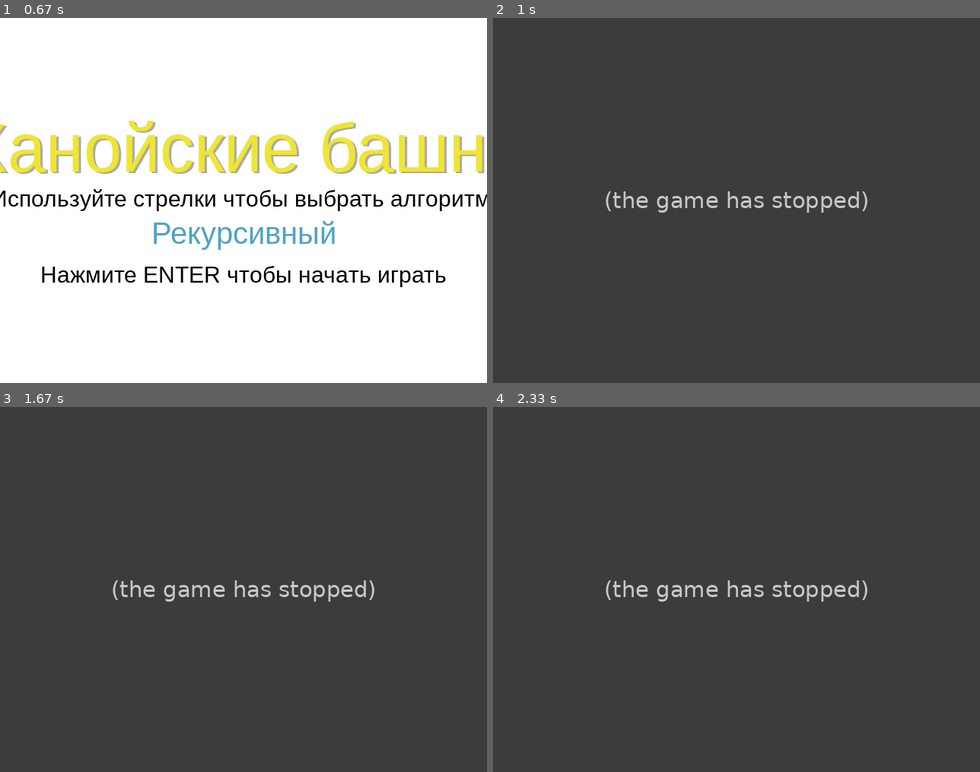
Above: before the commit, frames 1-4 (two rows, left to right).
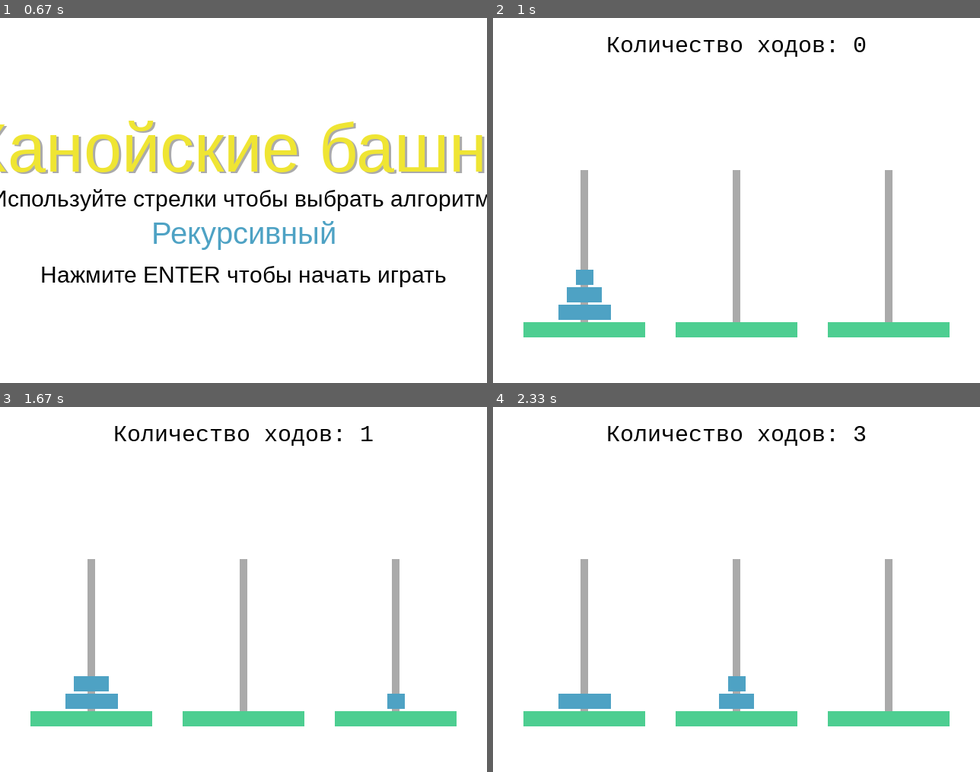
Above: after the commit, the same moments.

Repository: Minnou/Computational-Theory-Course-Work
Game: pygame game, started from main_pygame.py
Two runs of this game, one before a commit and one after it. Both use one fixed random seed, a clock stepped at 60 frames per second and the inputs below.
Inputs:
- Up to frame 1 (0.67 s): tap Enter at 0.33 s
- Up to frame 2 (1 s): hold Q from 0.67 s (still down); hold Right from 0.67 s (still down)
- Up to frame 3 (1.67 s): release Q at 1.13 s; release Right at 1.13 s
- Up to frame 4 (2.33 s): no input

Frame 1 is identical in both runs. In frame 2, 100% of the frame differs, in the area x 0-100%, y 0-100%; in frame 3, 100%; in frame 4, 100%.
Before the commit the program exited at 0.68 s; later frames show no game.

Commit message:
added Iterative algorithm

Diff:
--- a/main_pygame.py
+++ b/main_pygame.py
@@ -38,7 +38,7 @@
 def AI_or_not_menu_screen():
     global screen, game_done
     menu_done = False
-    options = ["Рекурсивный", "Решать самостоятельно"]
+    options = ["Рекурсивный","Итеративный","Решать самостоятельно"]
     algorithm = 0
     while not menu_done:
         screen.fill(white)
@@ -174,6 +174,40 @@
         sleep(1)
         game_over()
 
+def TowerOfHanoi_iterative(n, source, auxiliary, destination):
+    draw_screen()
+    sleep(0.5)
+    total_num_of_moves =int(pow(2, n) - 1)
+    for i in range(1, total_num_of_moves + 1):
+        if (i % 3 == 1):
+            moveDisksBetweenTwoPoles(source, destination)
+        elif (i % 3 == 2):
+            moveDisksBetweenTwoPoles(source, auxiliary)
+        elif (i % 3 == 0):
+            moveDisksBetweenTwoPoles(auxiliary, destination)
+    sleep(1)
+    game_over()
+
+def moveDisksBetweenTwoPoles(src, dest):
+    global steps
+
+    pole1TopDisk = src.remove_disk()
+    pole2TopDisk = dest.remove_disk()
+
+    if (pole1TopDisk is None):
+        src.add_disk(pole2TopDisk)
+    elif (pole2TopDisk is None):
+        dest.add_disk(pole1TopDisk)
+    elif (pole1TopDisk > pole2TopDisk):
+        src.add_disk(pole1TopDisk)
+        src.add_disk(pole2TopDisk)
+    else:
+        dest.add_disk(pole2TopDisk)
+        dest.add_disk(pole1TopDisk)
+    steps+=1
+    draw_screen()
+    sleep(0.5)
+
 def draw_screen():
     screen.fill(white)
     draw_towers()
@@ -193,7 +227,9 @@
 n =disk_amount
 algorithm = AI_or_not_menu_screen()
 if (algorithm == "Рекурсивный"):
-    TowerOfHanoi_recursive(n, a_tower,b_tower, c_tower)
+    TowerOfHanoi_recursive(n, a_tower, b_tower, c_tower)
+elif(algorithm == "Итеративный"):
+    TowerOfHanoi_iterative(n, a_tower, b_tower, c_tower)
 else:
 #Основной игровой цикл
     while not game_done:
